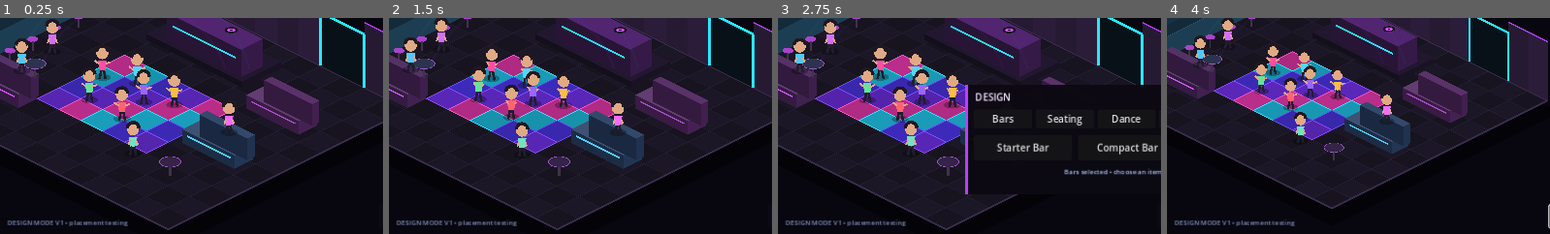
Above: before the commit, frames 1-4 (left to right).
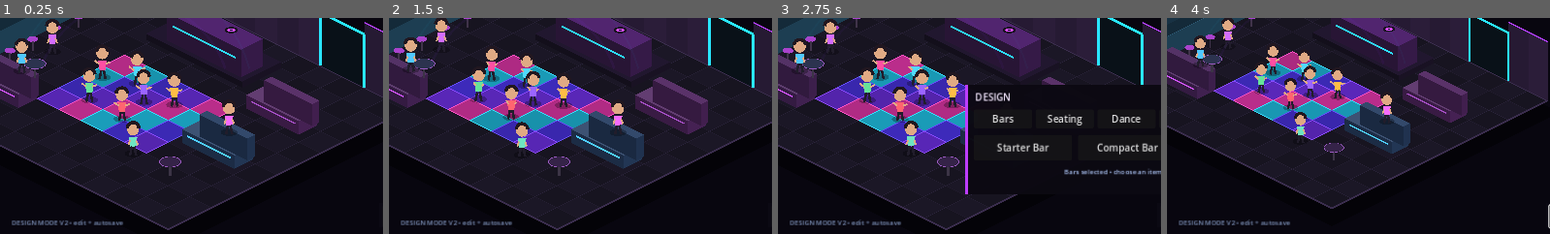
Above: after the commit, the same moments.

Repository: 22crob/Nightclub-City
Game: Godot game, scene res://scenes/main.tscn
Same seed, same stepped clock (60 frames per second), same inputs: the game is played once before the commit and once after it.
Inputs:
- Up to frame 1 (0.25 s): no input
- Up to frame 2 (1.5 s): click "−" at 0.5 s; click "+" at 1.25 s
- Up to frame 3 (2.75 s): click "DESIGN" at 2 s
- Up to frame 4 (4 s): click "×" at 2.75 s; click "−" at 3.5 s
The pictures show only the part of the screen within x 32-82%, y 49-99%; the shares and areas given below are measured in that part.

The runs differ from the first frame. In frame 1, 0.4% of the frame differs, in the area x 2-34%, y 93-97%; in frame 2, 0.4%; in frame 3, 0.4%; in frame 4, 0.4%.

Commit message:
Add object edit controls to Design Mode

Diff:
--- a/godot/scenes/main.tscn
+++ b/godot/scenes/main.tscn
@@ -76,7 +76,7 @@
 grow_vertical = 0
 theme_override_colors/font_color = Color(0.50, 0.58, 0.74, 1)
 theme_override_font_sizes/font_size = 11
-text = "DESIGN MODE V1 • placement testing"
+text = "DESIGN MODE V2 • edit + autosave"
 horizontal_alignment = 1
 
 [node name="ZoomControls" type="ColorRect" parent="HUD"]
@@ -226,3 +226,54 @@
 theme_override_font_sizes/font_size = 11
 text = "Choose an item, then click a floor tile to place it. Right-click or Esc cancels."
 horizontal_alignment = 1
+
+
+[node name="SelectionPanel" type="ColorRect" parent="HUD"]
+visible = false
+offset_left = 18.0
+offset_top = 92.0
+offset_right = 470.0
+offset_bottom = 150.0
+color = Color(0.045, 0.035, 0.070, 0.96)
+
+[node name="Accent" type="ColorRect" parent="HUD/SelectionPanel"]
+offset_right = 4.0
+offset_bottom = 58.0
+color = Color(0.19, 0.83, 1, 1)
+
+[node name="SelectedName" type="Label" parent="HUD/SelectionPanel"]
+offset_left = 14.0
+offset_top = 7.0
+offset_right = 166.0
+offset_bottom = 29.0
+theme_override_colors/font_color = Color(0.96, 0.92, 1, 1)
+theme_override_font_sizes/font_size = 13
+text = "Selected"
+
+[node name="Move" type="Button" parent="HUD/SelectionPanel"]
+offset_left = 170.0
+offset_top = 8.0
+offset_right = 236.0
+offset_bottom = 48.0
+text = "Move"
+
+[node name="Rotate" type="Button" parent="HUD/SelectionPanel"]
+offset_left = 242.0
+offset_top = 8.0
+offset_right = 316.0
+offset_bottom = 48.0
+text = "Rotate"
+
+[node name="Delete" type="Button" parent="HUD/SelectionPanel"]
+offset_left = 322.0
+offset_top = 8.0
+offset_right = 390.0
+offset_bottom = 48.0
+text = "Delete"
+
+[node name="Done" type="Button" parent="HUD/SelectionPanel"]
+offset_left = 396.0
+offset_top = 8.0
+offset_right = 442.0
+offset_bottom = 48.0
+text = "✓"
